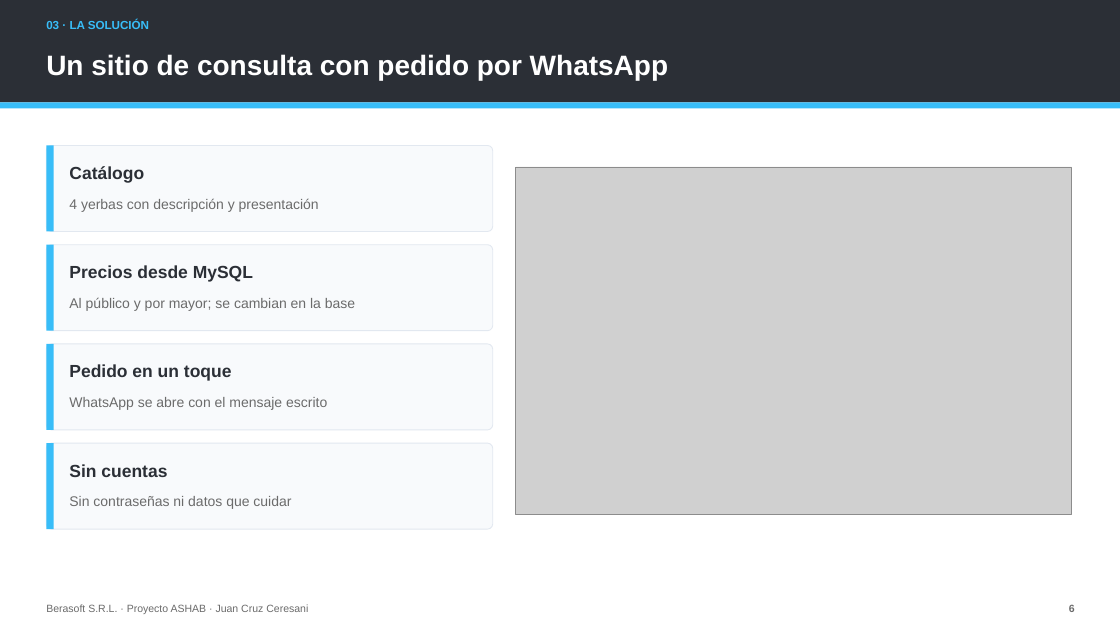
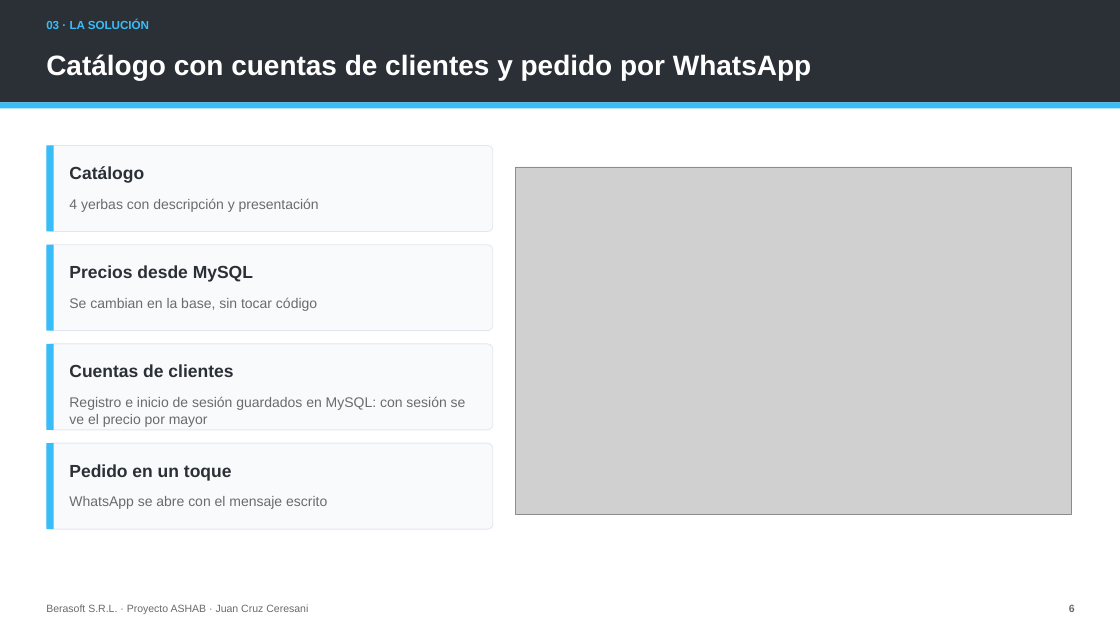
Before and after one commit to Gambeta-latorre/proyecto-consultora, a slide deck: slide 6 of 06_Documentos/Presentacion_ASHAB_Berasoft.pptx. Drawn at 1120x630 pixels with LibreOffice and Linux fonts; fonts in the diff are those of the drawing; grey boxes stand for pictures. Boxes give left, top, right and bottom in pixels: in the first picture for what was removed or moved away, otherwise in the second. Text is boxed around its words. In the diff, an @@ line names an element or a change of style, - is before the commit and + after.

```diff
--- a/06_Documentos/Presentacion_ASHAB_Berasoft.pptx
+++ b/06_Documentos/Presentacion_ASHAB_Berasoft.pptx
@@ text at box(46, 54, 811, 80): text changed @@
-Un sitio de consulta con pedido por WhatsApp
+Catálogo con cuentas de clientes y pedido por WhatsApp
@@ text at box(69, 298, 317, 311): text changed @@
-Al público y por mayor; se cambian en la base
+Se cambian en la base, sin tocar código
@@ text at box(69, 364, 233, 377): text changed @@
-Pedido en un toque
+Cuentas de clientes
@@ text at box(69, 396, 466, 427): text changed @@
-WhatsApp se abre con el mensaje escrito
+Registro e inicio de sesión guardados en MySQL: con sesión se ve el precio por mayor
@@ text at box(69, 464, 232, 481): text changed @@
-Sin cuentas
+Pedido en un toque
@@ text at box(69, 496, 327, 509): text changed @@
-Sin contraseñas ni datos que cuidar
+WhatsApp se abre con el mensaje escrito
```
Also in this commit, not shown: 24 other slides changed, 2 slides added, 32 other files.
